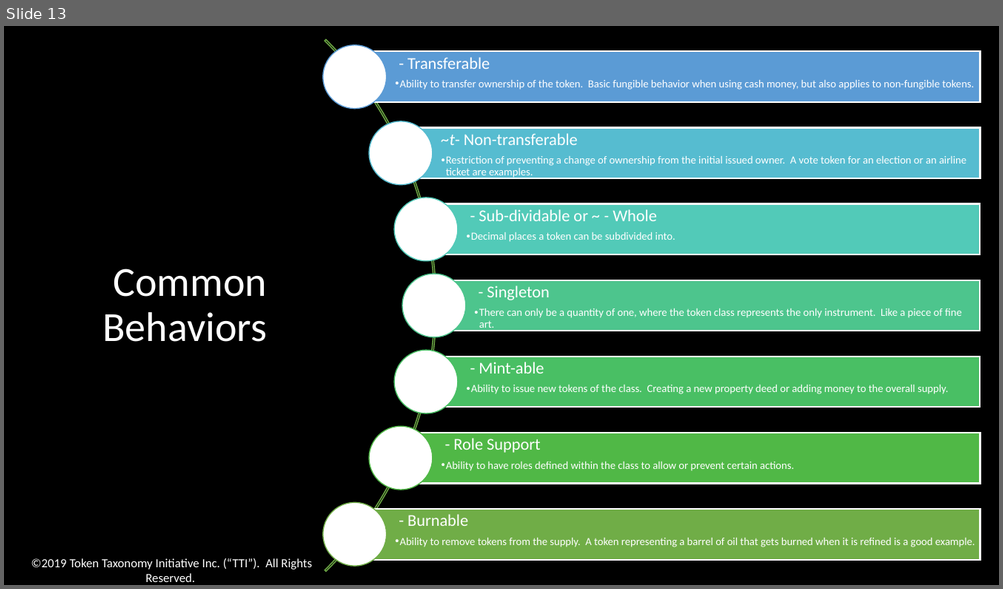
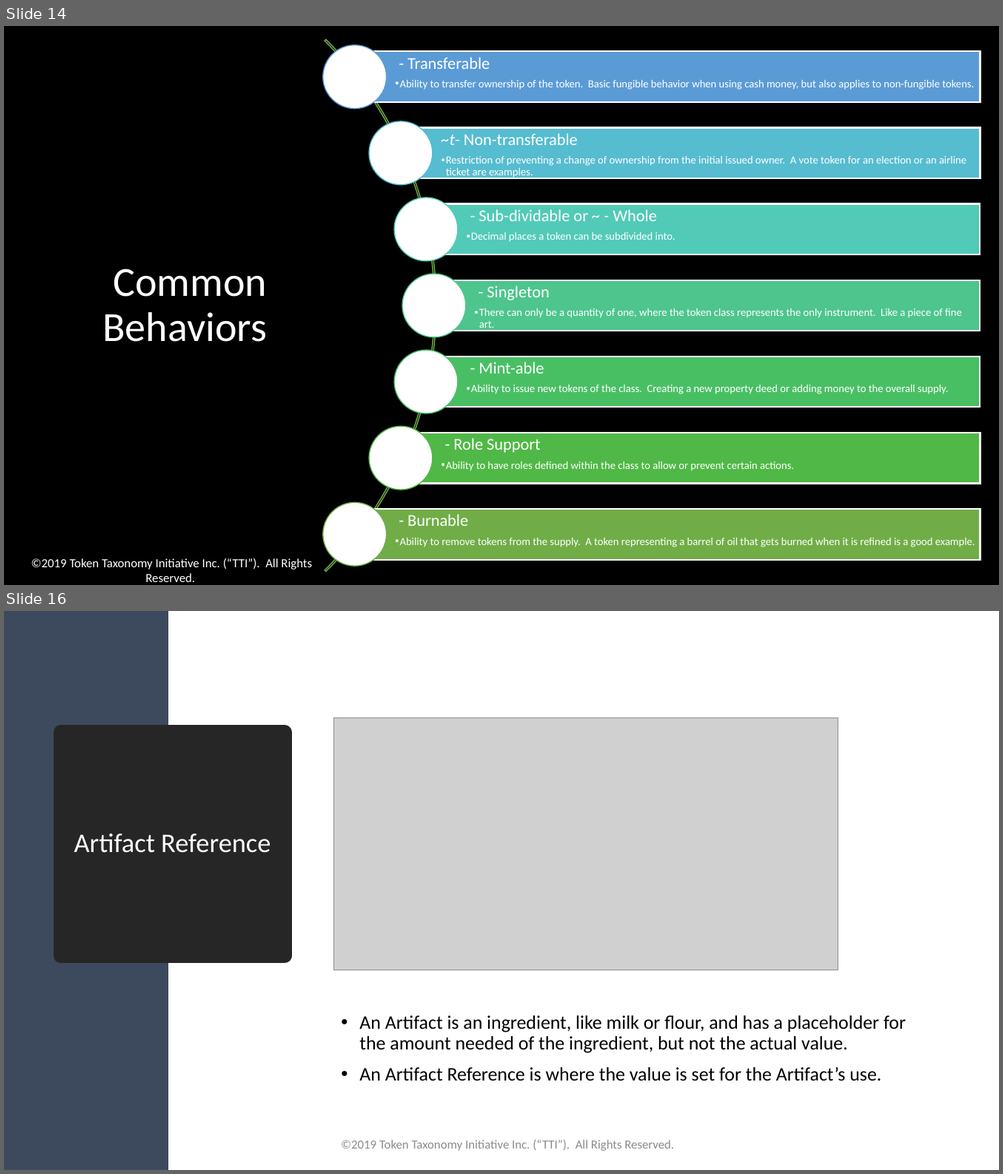
Before and after one commit to vipinsun/TokenTaxonomyFramework-pub, a slide deck: presentations/TTF-Presentation.pptx. Shown one above the other, each under a label of ours: slide 13 before the commit, slides 14 and 16 after it; the slides between them are not shown. The pictures are 1003x589 and 1003x1174 pixels, drawn with LibreOffice and Linux fonts; fonts in the diff are those of the drawing; grey boxes stand for pictures. Boxes give left, top, right and bottom in pixels: in the first picture for what was removed or moved away, otherwise in the second. Text is boxed around its words. In the diff, an @@ line names an element or a change of style, - is before the commit and + after.

```diff
--- a/presentations/TTF-Presentation.pptx
+++ b/presentations/TTF-Presentation.pptx
@@ slide 16 added at (4,611,999,1170), background #FFFFFF @@
@@ rectangle added at (4,611,168,1170), fill #3D4A5D @@
@@ picture added at (334,718,838,971) @@
@@ title added at (61,732,284,957), fill #262626, outline #262626 13.75 pt, 26 pt, text #FFFFFF @@
+Artifact Reference
@@ text added at (359,1016,905,1082), 18.5 pt, text #000000 @@
+• An Artifact is an ingredient, like milk or flour, and has a placeholder for the amount needed of the ingredient, but not the actual value.
+• An Artifact Reference is where the value is set for the Artifact’s use.
@@ text added at (341,1140,674,1151), 12 pt, text #8C8C8C @@
+©2019 Token Taxonomy Initiative Inc. (“TTI”). All Rights Reserved.
@@ what was slide 13 is now slide 14 @@
```
Also in this commit, not shown: 16 slides changed, 4 other slides added, 20 other files.
